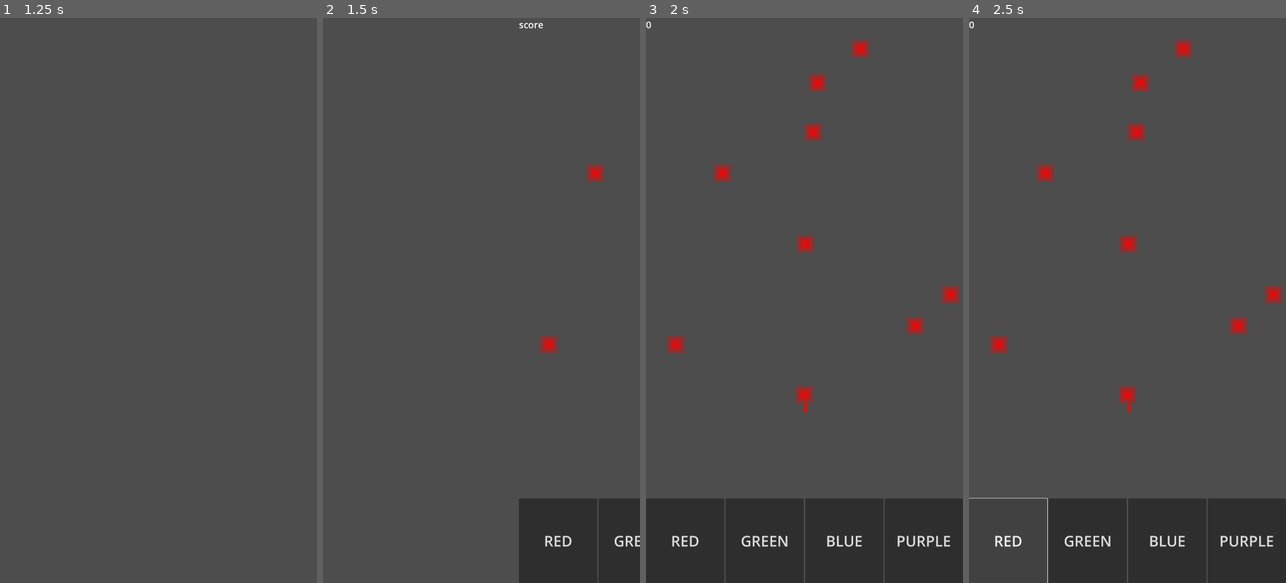
Above: before the commit, frames 1-4 (left to right).
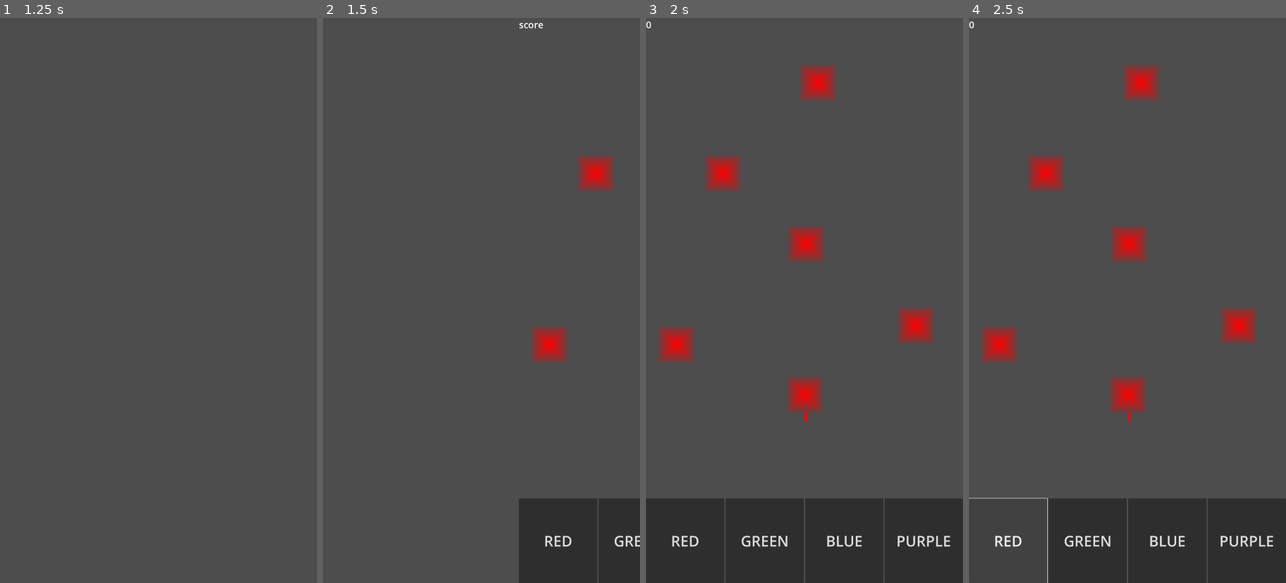
Above: after the commit, the same moments.

Repository: Xavier-Royer/Color-Jumper
Game: Godot game, scene res://Main.tscn
Two runs of this game, one before a commit and one after it. Both use one fixed random seed, a clock stepped at 60 frames per second and the inputs below.
Inputs (mouse positions are in pixels of both pictures, inside the frame that each line leads up to):
- Up to frame 1 (1.25 s): click "PLAY" at 0.5 s
- Up to frame 2 (1.5 s): move the mouse to (551, 272) at 1.27 s; press the mouse at (551, 272) at 1.28 s
- Up to frame 3 (2 s): no input
- Up to frame 4 (2.5 s): release the mouse at (1197, 272) at 2 s; click "RED" at 2 s

Frame 1 is identical in both runs. In frame 2, 1.3% of the frame differs, in the area x 65-92%, y 24-61%; in frame 3, 4.5%, in the area x 4-99%, y 3-72%; in frame 4, 4.5%.

Commit message:
updated size of blocks

Diff:
--- a/block.tscn
+++ b/block.tscn
@@ -4,12 +4,13 @@
 [ext_resource type="Shader" uid="uid://72gsikdrgor5" path="res://block.gdshader" id="2_xfwl5"]
 
 [sub_resource type="RectangleShape2D" id="RectangleShape2D_xfwl5"]
+size = Vector2(40, 40)
 
 [sub_resource type="ShaderMaterial" id="ShaderMaterial_5d32t"]
 shader = ExtResource("2_xfwl5")
 
 [sub_resource type="CircleShape2D" id="CircleShape2D_im0tn"]
-radius = 16.5303
+radius = 25.0
 
 [sub_resource type="Curve" id="Curve_im0tn"]
 _data = [Vector2(0, 0), 0.0, 0.0, 0, 0, Vector2(2e-05, 1), 0.0, 0.0, 0, 0, Vector2(0.713235, 0.674157), 0.0, 0.0, 0, 0, Vector2(1, 0), 0.0, 0.0, 0, 0]
@@ -104,10 +105,10 @@
 
 [node name="ColorRect" type="ColorRect" parent="."]
 material = SubResource("ShaderMaterial_5d32t")
-offset_left = -10.0
-offset_top = -10.0
-offset_right = 10.0
-offset_bottom = 10.0
+offset_left = -20.0
+offset_top = -20.0
+offset_right = 20.0
+offset_bottom = 20.0
 
 [node name="SpawnRadius" type="Area2D" parent="."]
 scale = Vector2(1.5, 1.5)
@@ -132,6 +133,7 @@
 }
 
 [node name="VisibleOnScreenNotifier2D" type="VisibleOnScreenNotifier2D" parent="."]
+rect = Rect2(-20, -20, 40, 40)
 
 [connection signal="area_entered" from="SpawnRadius" to="." method="_on_spawn_radius_area_entered"]
 [connection signal="animation_finished" from="AnimationPlayer" to="." method="_on_animation_player_animation_finished"]
--- a/game_screen.gd
+++ b/game_screen.gd
@@ -24,7 +24,8 @@
 var lastJumpStamp = 0 #gameruntime of last jump
 
 #spawn rates / difficulty
-var gameSpeed = 400
+var baseGameSpeed  = 500
+var gameSpeed = baseGameSpeed
 var spawnRate = .6 # higher spawn rate = less spawn
 var blocksSpawned = 0
 var spikeSpawnRate = 1000  #higher = less common
@@ -173,7 +174,7 @@
 					gameState = "PLAYING"
 					$SpawnTimer.start()
 					lastJumpStamp = get_process_delta_time()
-
+					gameSpeed = baseGameSpeed
 				#update direction vector
 				var playerPosition  = player.get_global_position()
 				direction = mousePosition-playerPosition
@@ -194,6 +195,7 @@
 		player.velocity = speed*direction
 		#updates game time and moves background down
 		gameRunTime += delta
+		gameSpeed += delta
 		movingObjects.position.y += delta*gameSpeed
 		#update score
 		$UI/Score.text = str(score)
Not shown, changed: export_presets.cfg
Not shown, changed: Color Jumper V 0.1.apk
Not shown, added: Color Jumper V 0.1.apk.idsig
